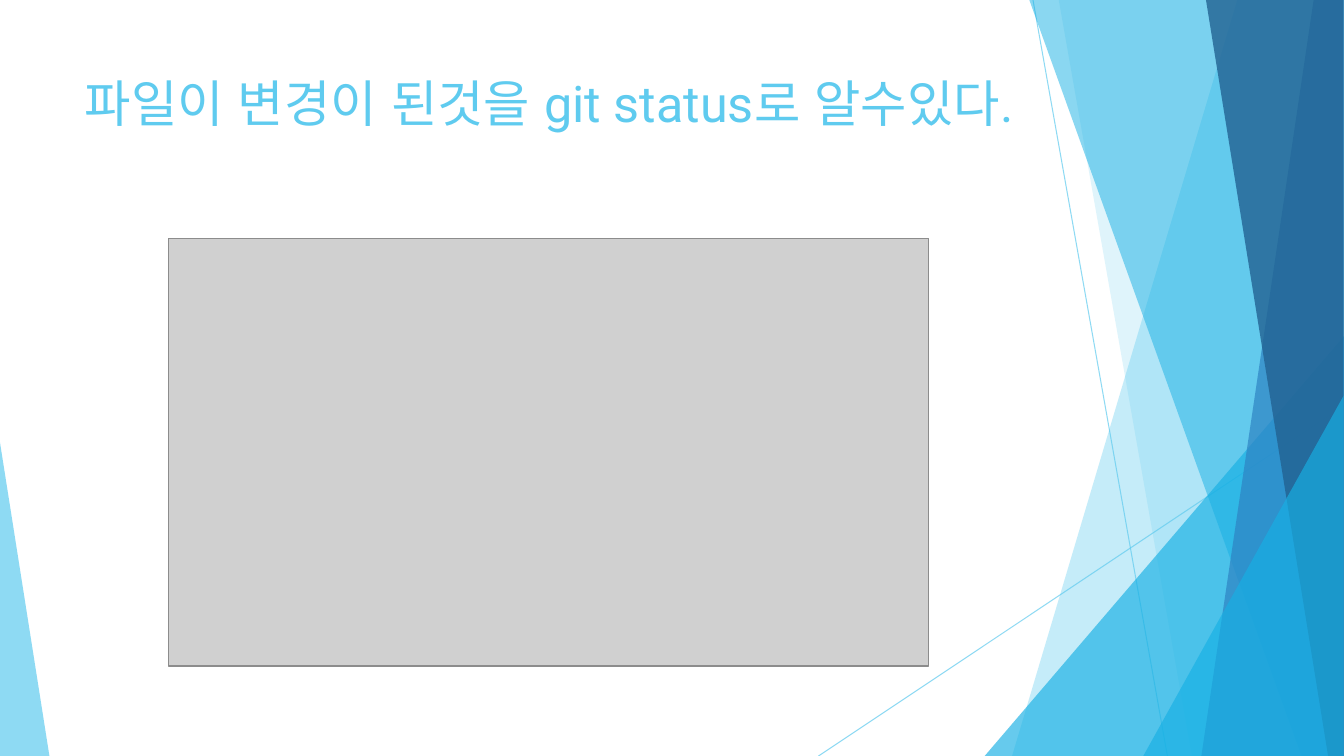
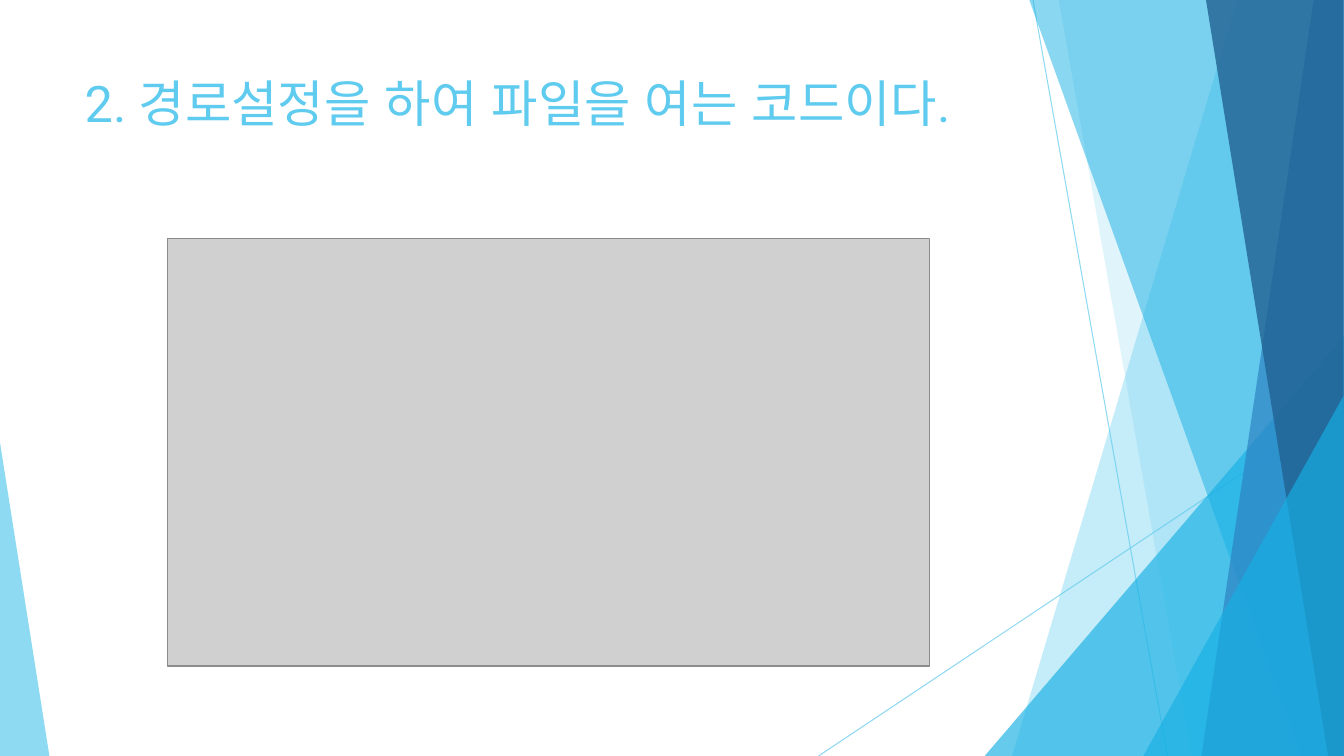
Before and after one commit to Meojong/php_201840136, a slide deck: slide 3 of 201840136_최현종_PHP_2주차.pptx. Drawn at 1344x756 pixels with LibreOffice and Linux fonts; fonts in the diff are those of the drawing; grey boxes stand for pictures. Boxes give left, top, right and bottom in pixels: in the first picture for what was removed or moved away, otherwise in the second. Text is boxed around its words. In the diff, an @@ line names an element or a change of style, - is before the commit and + after.

```diff
--- a/201840136_최현종_PHP_2주차.pptx
+++ b/201840136_최현종_PHP_2주차.pptx
@@ title at (x1=85, y1=80, x2=951, y2=126): text changed @@
-파일이 변경이 된것을 git status로 알수있다.
+2. 경로설정을 하여 파일을 여는 코드이다.
```
Also in this commit, not shown: 5 other slides changed, 6 slides added, 9 slides removed.
